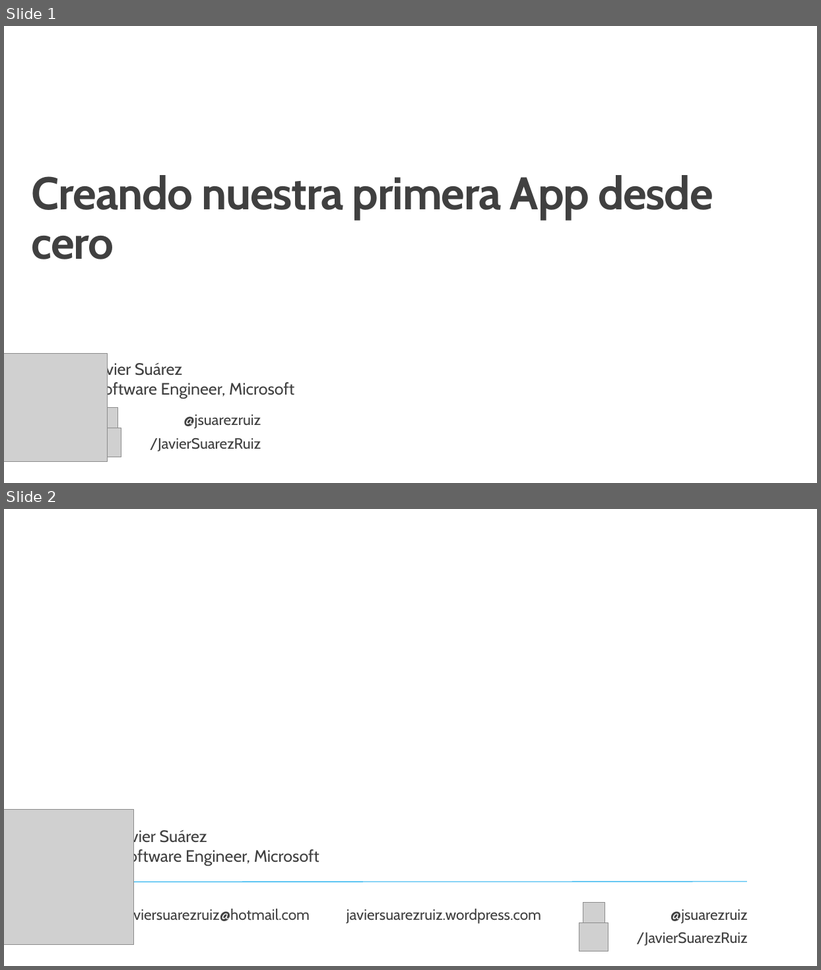
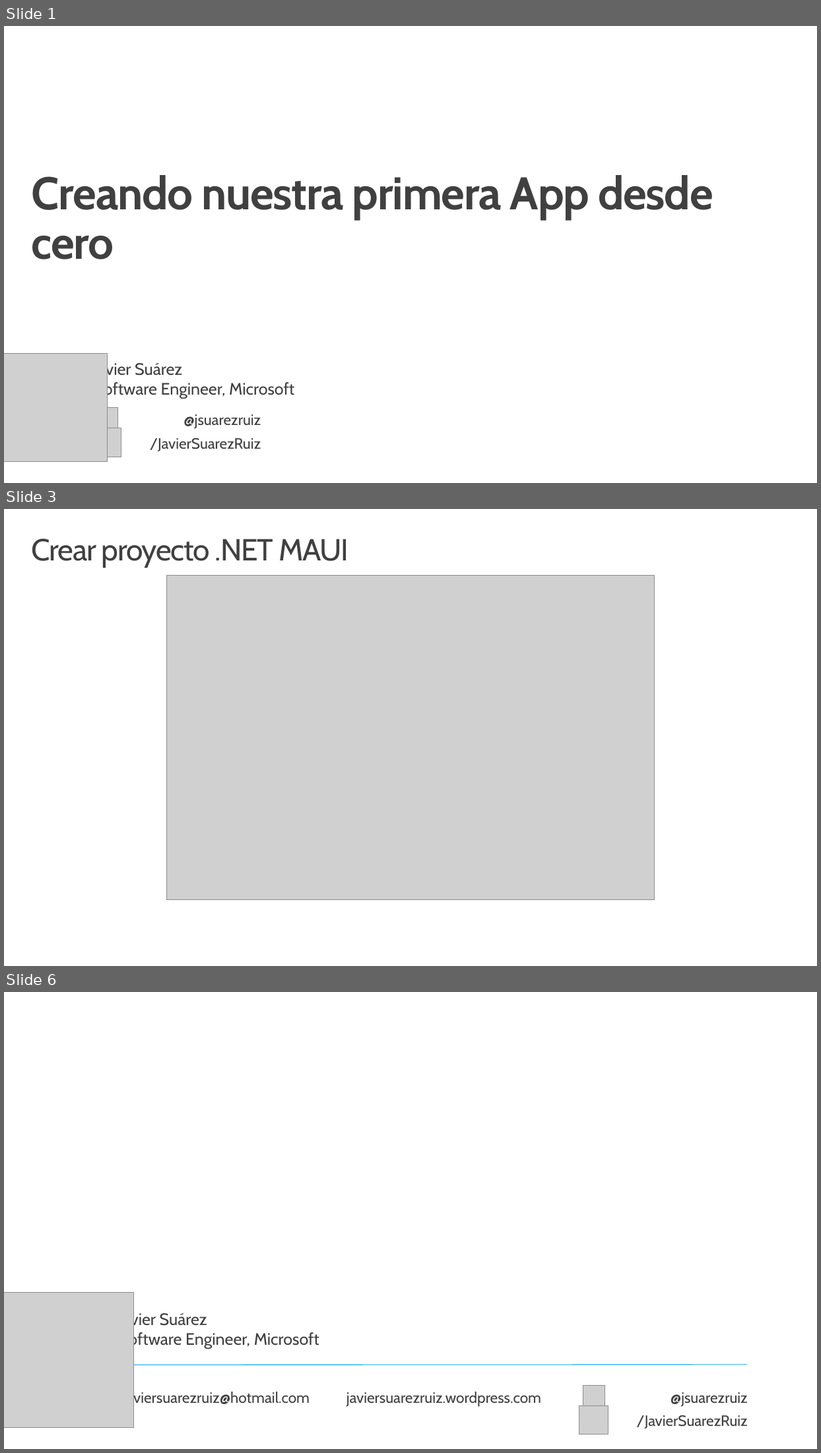
Before and after one commit to jsuarezruiz/taller-dotnet-maui, a slide deck: Bloque 2 - Instalación/Taller8 - Creando una App desde cero.pptx. Shown one above the other, each under a label of ours: slides 1 and 2 before the commit, slides 1, 3 and 6 after it; the slides between them are not shown. The pictures are 821x970 and 821x1453 pixels, drawn with LibreOffice and Linux fonts; fonts in the diff are those of the drawing; grey boxes stand for pictures; background and template pictures are left out. Boxes give left, top, right and bottom in pixels: in the first picture for what was removed or moved away, otherwise in the second. Text is boxed around its words. In the diff, an @@ line names an element or a change of style, - is before the commit and + after.

```diff
--- a/Bloque 2 - Instalación/Taller8 - Creando una App desde cero.pptx
+++ b/Bloque 2 - Instalación/Taller8 - Creando una App desde cero.pptx
@@ slide 3 added at [4, 509, 817, 966], background #FFFFFF @@
@@ title added at [32, 539, 349, 568], 36 pt, text #404040 @@
+Crear proyecto .NET MAUI
@@ picture added at [167, 576, 655, 900] @@
@@ what was slide 2 is now slide 6 @@
```
Also in this commit, not shown: 3 other slides added.
